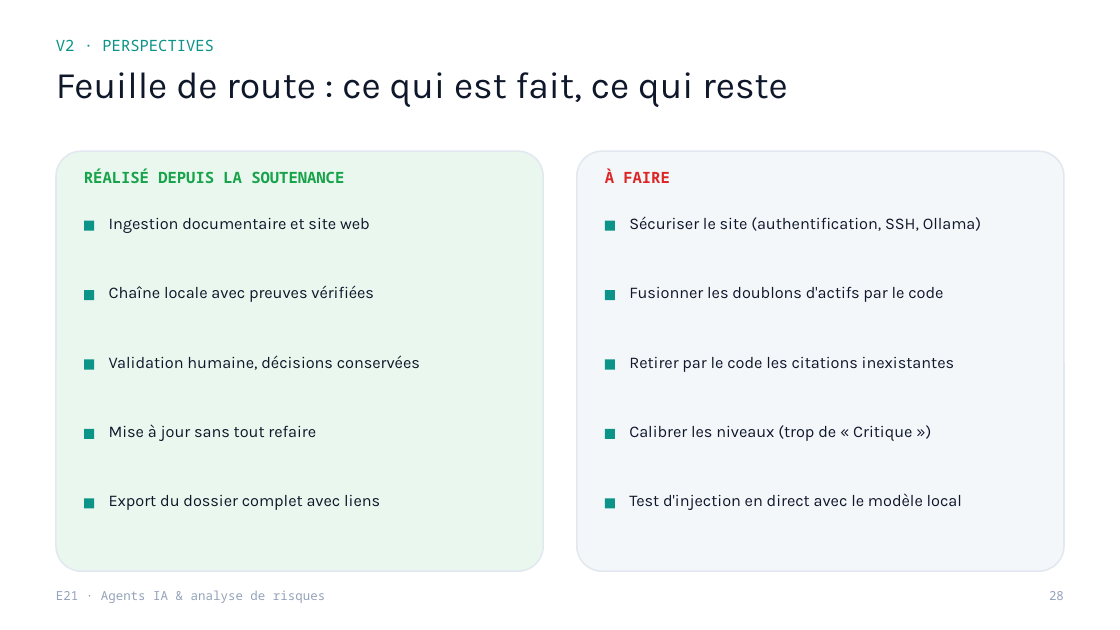
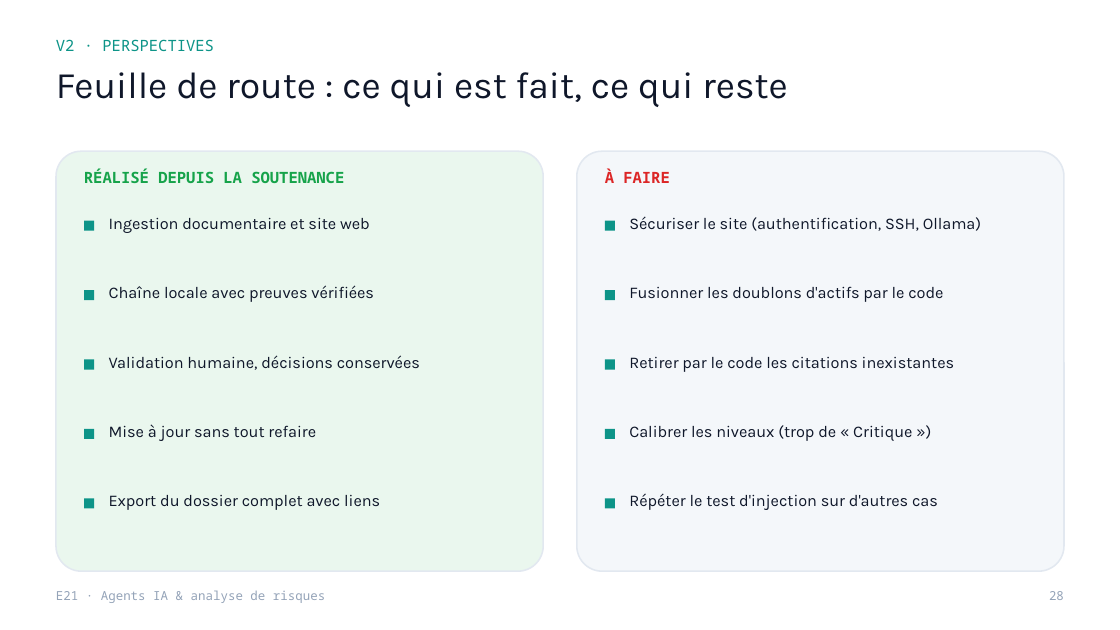
Before and after one commit to MelvinBzh/management_de_la_securite, a slide deck: slide 28 of livrables/V2-ameliorations/Soutenance_E21_V2.pptx. Drawn at 1120x630 pixels with LibreOffice and Linux fonts; fonts in the diff are those of the drawing. Boxes give left, top, right and bottom in pixels: in the first picture for what was removed or moved away, otherwise in the second. Text is boxed around its words. In the diff, an @@ line names an element or a change of style, - is before the commit and + after.

```diff
--- a/livrables/V2-ameliorations/Soutenance_E21_V2.pptx
+++ b/livrables/V2-ameliorations/Soutenance_E21_V2.pptx
@@ text at [629,493,938,510]: text changed @@
-Test d'injection en direct avec le modèle local
+Répéter le test d'injection sur d'autres cas
```
Also in this commit, not shown: 2 other slides changed, 40 other files.
